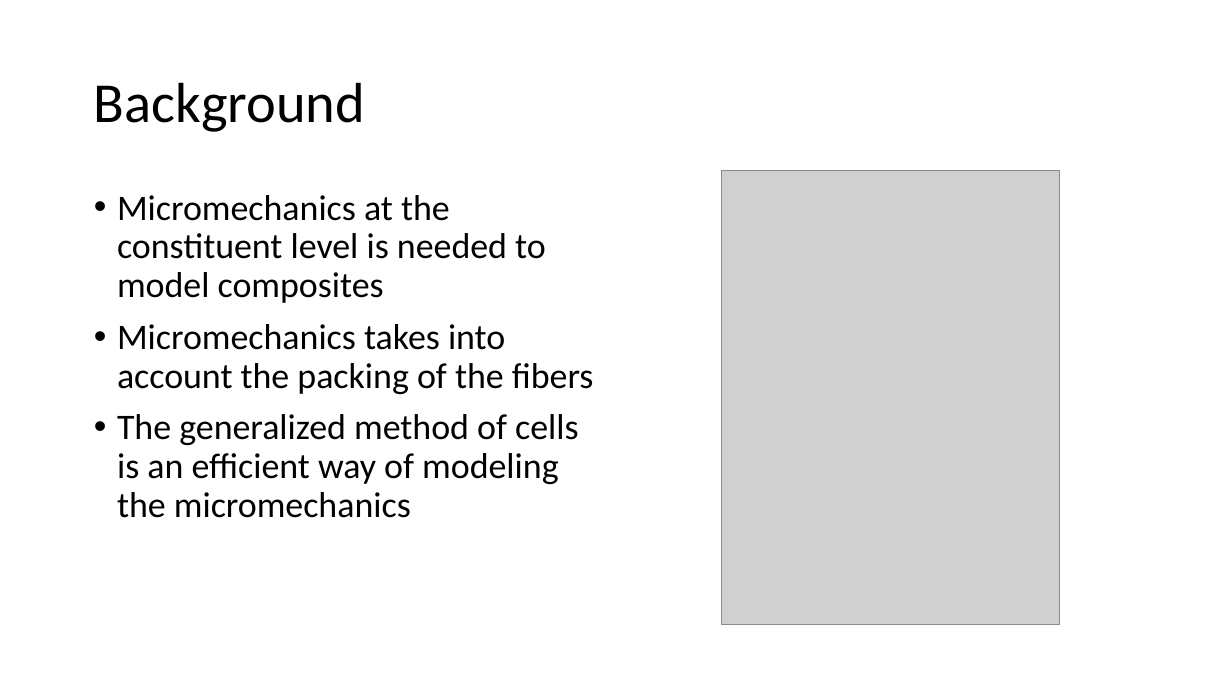
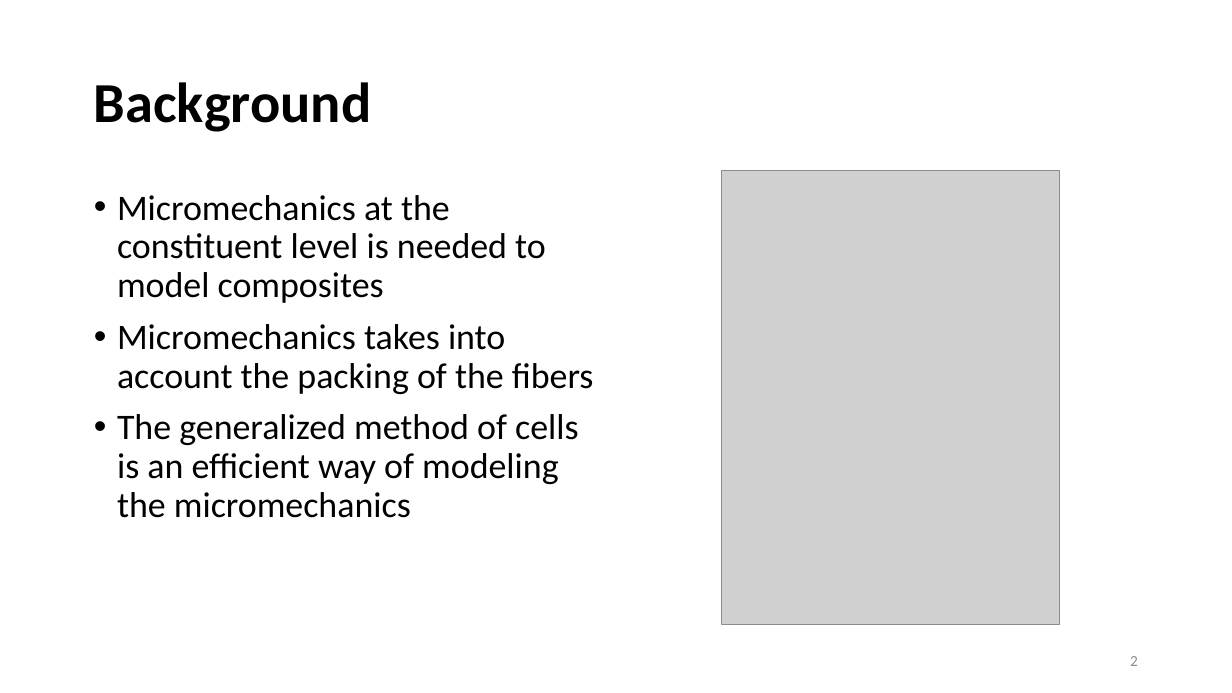
Before and after one commit to nahernz/Method_of_Cells, a slide deck: slide 2 of Generalized Method of Cells (08-01-2014).pptx. Drawn at 1232x693 pixels with LibreOffice and Linux fonts; fonts in the diff are those of the drawing; grey boxes stand for pictures. Boxes give left, top, right and bottom in pixels: in the first picture for what was removed or moved away, otherwise in the second. Text is boxed around its words. In the diff, an @@ line names an element or a change of style, - is before the commit and + after.

```diff
--- a/Generalized Method of Cells (08-01-2014).pptx
+++ b/Generalized Method of Cells (08-01-2014).pptx
@@ title "Background" at (94,82,371,132): bold on @@
@@ page number added at (1130,656,1138,666), 12 pt, text #8C8C8C @@
+2
```
Also in this commit, not shown: 5 other slides changed, 3 slides added, 1 slide removed.
